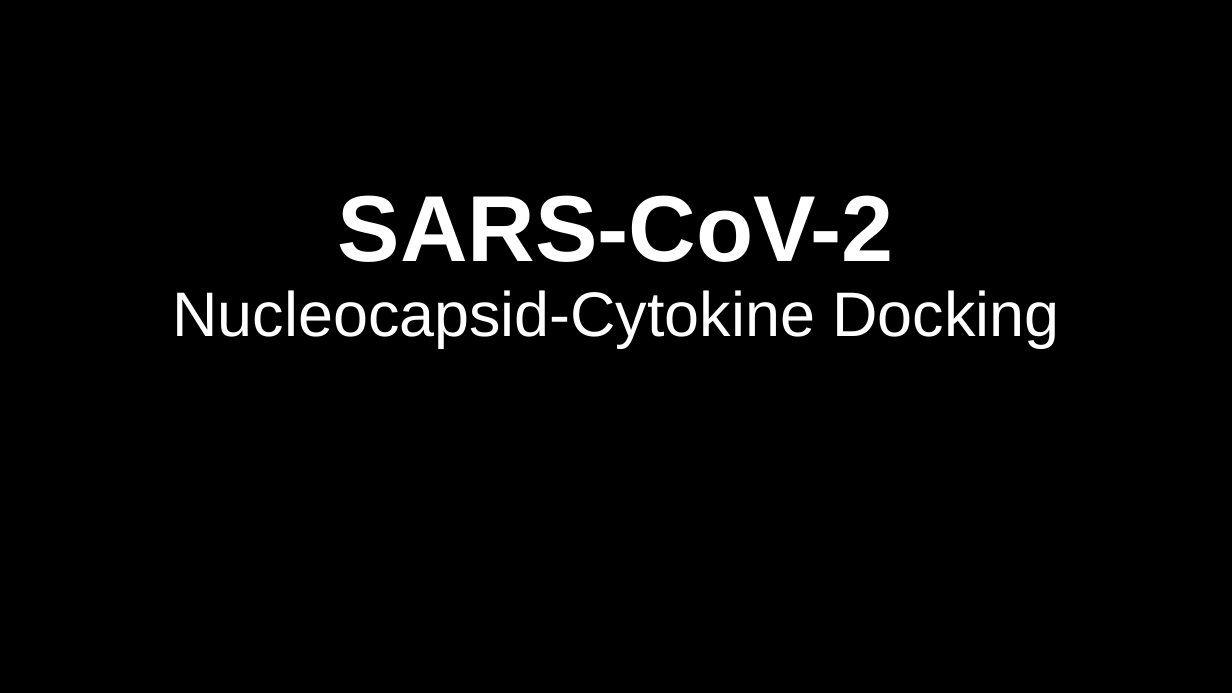
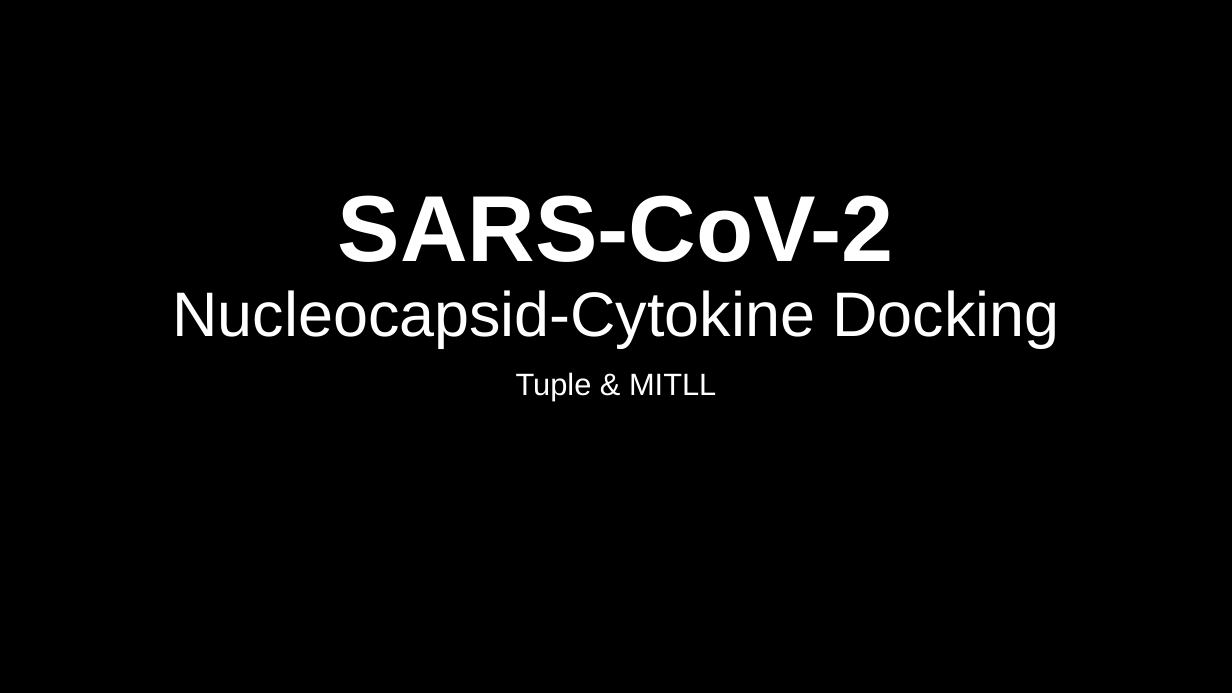
Before and after one commit to tuplexyz/SARS-CoV-2_N-Cytokine_Docking, a slide deck: slide 1 of SARS-CoV-2_N-Cytokine_Docking.pptx. Drawn at 1232x693 pixels with LibreOffice and Linux fonts; fonts in the diff are those of the drawing. Boxes give left, top, right and bottom in pixels: in the first picture for what was removed or moved away, otherwise in the second. Text is boxed around its words. In the diff, an @@ line names an element or a change of style, - is before the commit and + after.

```diff
--- a/SARS-CoV-2_N-Cytokine_Docking.pptx
+++ b/SARS-CoV-2_N-Cytokine_Docking.pptx
@@ subtitle added at bbox=[516, 372, 716, 400], 24 pt, text #FFFFFF @@
+Tuple & MITLL
```
